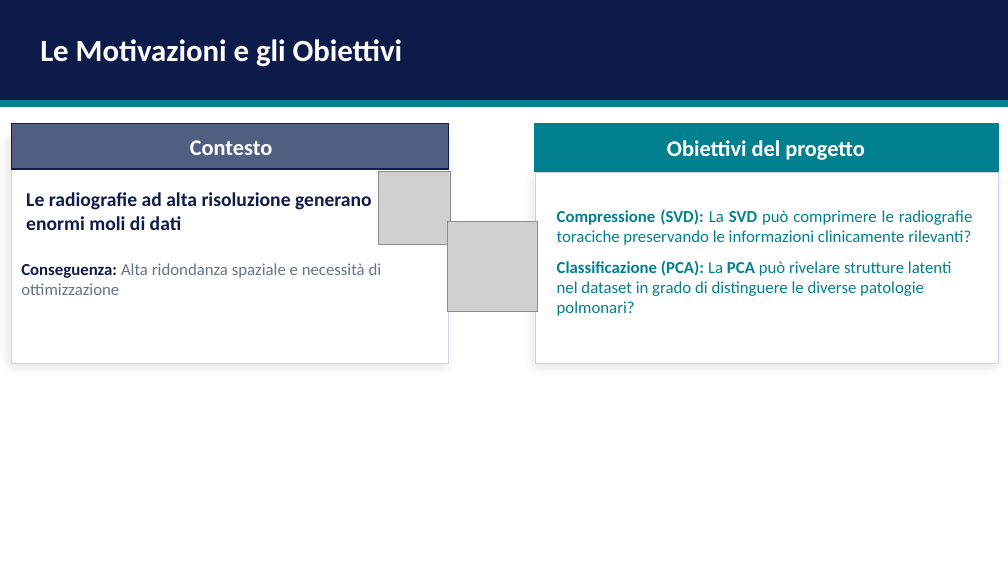
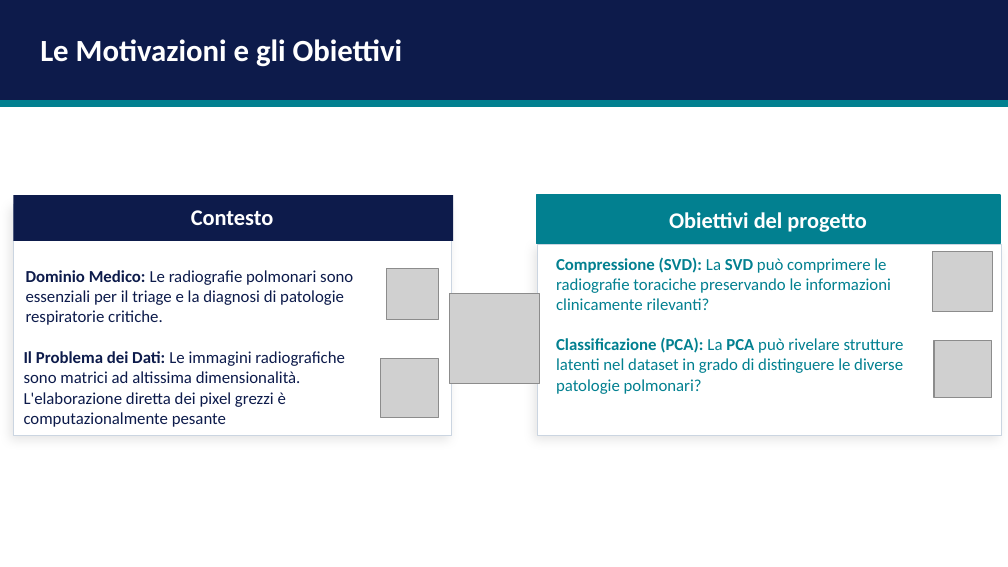
Before and after one commit to andreapatruno1/Image-Compression-and-Analysis, a slide deck: slide 2 of docs/SVD e PCA per l'analisi di immagini mediche.pptx. Drawn at 1008x567 pixels with LibreOffice and Linux fonts; fonts in the diff are those of the drawing; grey boxes stand for pictures. Boxes give left, top, right and bottom in pixels: in the first picture for what was removed or moved away, otherwise in the second. Text is boxed around its words. In the diff, an @@ line names an element or a change of style, - is before the commit and + after.

```diff
--- a/docs/SVD e PCA per l'analisi di immagini mediche.pptx
+++ b/docs/SVD e PCA per l'analisi di immagini mediche.pptx
@@ picture removed at <box>378,171,451,244</box> @@
@@ 2 rectangles, 1 text: place and size @@
-2 rectangles, 1 text at <box>11,123,998,171</box>
+2 rectangles, 1 text at <box>13,195,1000,243</box>
@@ rectangle: place and size @@
-rectangle at <box>11,132,449,364</box>
+rectangle at <box>13,205,451,436</box>
@@ rectangle at <box>13,195,453,241</box>: fill #505E82 to #0D1B4B; outline #0D1B4B 1 pt to none @@
@@ text "Contesto": place and size @@
-text "Contesto" at <box>190,140,272,155</box>
+text "Contesto" at <box>191,210,273,225</box>
@@ text removed at <box>557,209,973,245</box> @@
-Compressione (SVD): La SVD può comprimere le radiografie toraciche preservando le informazioni clinicamente rilevanti?
@@ picture removed at <box>448,222,537,311</box> @@
@@ picture added at <box>387,268,438,320</box> @@
@@ rectangle: place and size @@
-rectangle at <box>535,172,999,364</box>
+rectangle at <box>537,245,1001,436</box>
@@ text at <box>556,257,891,310</box>: paragraph added @@
+Compressione (SVD): La SVD può comprimere le radiografie toraciche preservando le informazioni clinicamente rilevanti?
@@ picture added at <box>932,252,993,312</box> @@
@@ text at <box>26,270,353,325</box>: text changed; size 14 to 12 pt; bold off @@
-Le radiografie ad alta risoluzione generano enormi moli di dati
+Dominio Medico: Le radiografie polmonari sono essenziali per il triage e la diagnosi di patologie respiratorie critiche.
@@ picture added at <box>450,293,539,383</box> @@
@@ text at <box>24,351,345,427</box>: text changed; text colour #64748B to #0D1B4B @@
-Conseguenza: Alta ridondanza spaziale e necessità di ottimizzazione
+Il Problema dei Dati: Le immagini radiografiche sono matrici ad altissima dimensionalità. L'elaborazione diretta dei pixel grezzi è computazionalmente pesante
@@ picture added at <box>380,359,438,417</box> @@
@@ picture added at <box>934,340,992,397</box> @@
```
Also in this commit, not shown: 9 other slides changed, 5 other files.
